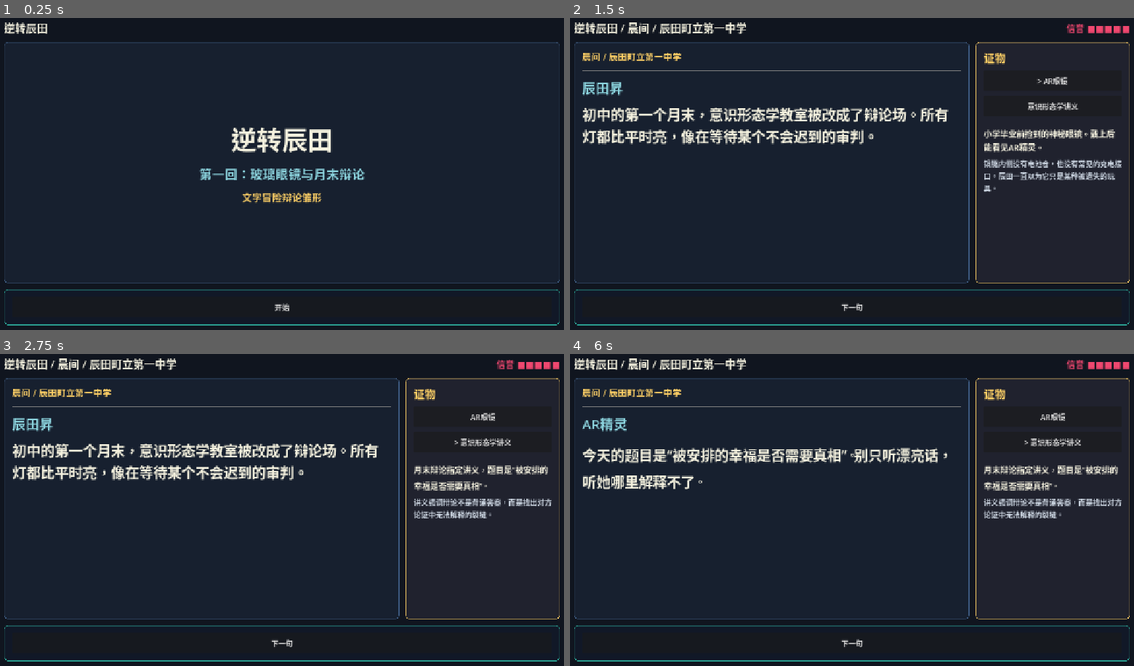
Above: before the commit, frames 1-4 (two rows, left to right).
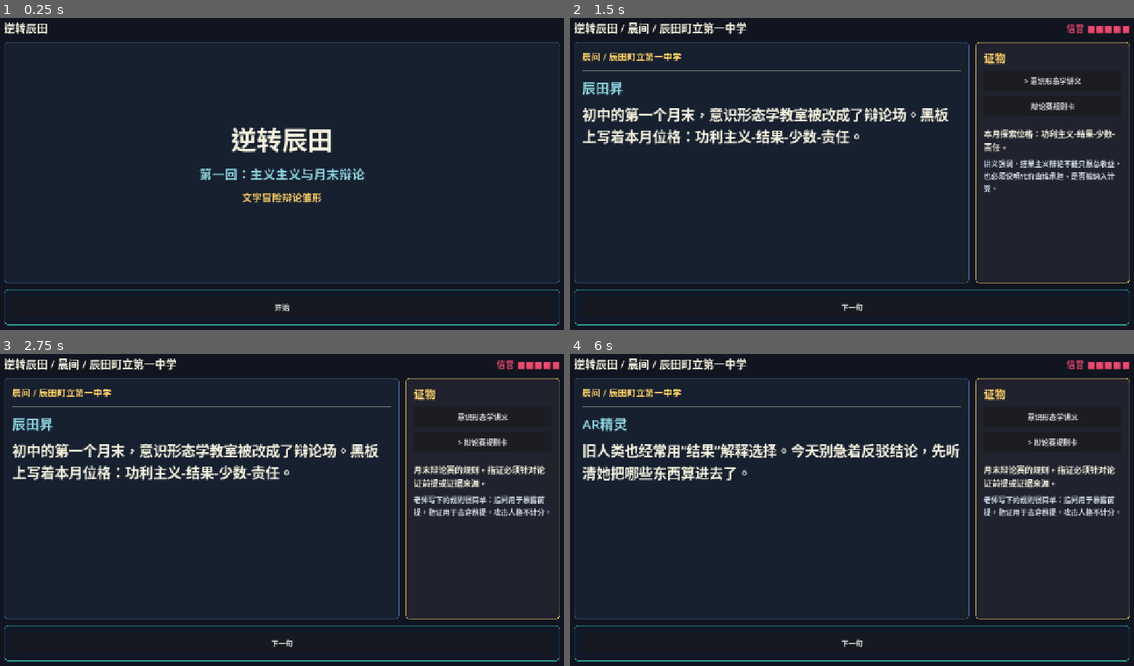
Above: after the commit, the same moments.

Repository: zhuyeyang979-glitch/gyakuten-tatsuta
Game: Godot game, scene res://scenes/Main.tscn
Two runs of this game, one before a commit and one after it. Both use one fixed random seed, a clock stepped at 60 frames per second and the inputs below.
Inputs (mouse positions are in pixels of both pictures, inside the frame that each line leads up to):
- Up to frame 1 (0.25 s): no input
- Up to frame 2 (1.5 s): click "开始" at 0.5 s; click (1055, 80) at 1.25 s, where only the run before the commit has a clickable "AR眼镜"
- Up to frame 3 (2.75 s): click (485, 441) at 2 s, where only the run before the commit has a clickable "意识形态学讲义"
- Up to frame 4 (6 s): click (1055, 416) at 2.75 s, where only the run after the commit has a clickable "意识形态学讲义"; click (1055, 441) at 3.5 s, where only the run after the commit has a clickable "辩论赛规则卡"; click (1055, 441) at 4.25 s, where only the run before the commit has a clickable "> 意识形态学讲义"; click (1055, 441) at 5 s, where only the run after the commit has a clickable "> 辩论赛规则卡"; click "下一句" at 5.75 s

The runs differ from the first frame. In frame 1, 0.2% of the frame differs, in the area x 44-54%, y 48-52%; in frame 2, 3.7%; in frame 3, 3.8%; in frame 4, 6.1%, in the area x 2-98%, y 18-53%.

Commit message:
Revise first debate theme

Diff:
--- a/data/story.json
+++ b/data/story.json
@@ -1,36 +1,36 @@
 {
   "metadata": {
     "title": "逆转辰田",
-    "case_title": "第一回：玻璃眼镜与月末辩论",
-    "version": "0.1.0"
+    "case_title": "第一回：主义主义与月末辩论",
+    "version": "0.1.1"
   },
   "evidence": [
     {
-      "id": "ar_glasses",
-      "name": "AR眼镜",
-      "description": "小学毕业前捡到的神秘眼镜。戴上后能看见AR精灵。",
-      "detail": "镜腿内侧没有电池仓，也没有常见的充电接口。辰田一直以为它只是某种被遗失的玩具。",
+      "id": "ideology_handout",
+      "name": "意识形态学讲义",
+      "description": "本月探索位格：功利主义-结果-少数-责任。",
+      "detail": "讲义强调，结果主义辩论不能只报总收益，也必须说明代价由谁承担、是否被纳入计算。",
+      "unlocked": true
+    },
+    {
+      "id": "debate_rule_card",
+      "name": "辩论赛规则卡",
+      "description": "月末辩论赛的规则。指证必须针对论证前提或证据来源。",
+      "detail": "老师写下的规则很简单：追问用于暴露前提，指证用于击穿前提。攻击人格不计分。",
       "unlocked": true
     },
     {
       "id": "history_fragment",
       "name": "历史影像片段",
-      "description": "AR精灵展示过的旧人类课堂影像，主题是自由与安排。",
-      "detail": "影像不能互动，只能观看。画面里的人反复讨论：如果幸福来自安排，它是否仍然属于自己？",
+      "description": "AR精灵展示的旧人类听证会影像，内容是一次救援资源分配争议。",
+      "detail": "影像中，救援委员会先宣称方案让大多数人获救；随后记录员承认，被放弃区域的人数没有写入最初统计。",
       "unlocked": false
     },
     {
-      "id": "ideology_handout",
-      "name": "意识形态学讲义",
-      "description": "月末辩论指定讲义，题目是“被安排的幸福是否需要真相”。",
-      "detail": "讲义强调辩论不是背诵答案，而是找出对方论证中无法解释的裂缝。",
-      "unlocked": true
-    },
-    {
-      "id": "town_power_log",
-      "name": "小镇电力异常记录",
-      "description": "辰田从机房门缝里拍到的值日记录，显示教室周围一直存在异常电场。",
-      "detail": "记录显示月末辩论会场的电力读数长期偏高，却没有任何设备登记。AR眼镜恰好从未没电。",
+      "id": "argument_blackboard",
+      "name": "未明子的论点板书",
+      "description": "未明子课前写下的三段式论证。",
+      "detail": "板书写着：若方案增加总生存人数，则方案正当；本案增加总生存人数；因此本案正当。",
       "unlocked": false
     }
   ],
@@ -41,11 +41,11 @@
       "lines": [
         {
           "speaker": "辰田昇",
-          "text": "初中的第一个月末，意识形态学教室被改成了辩论场。所有灯都比平时亮，像在等待某个不会迟到的审判。"
+          "text": "初中的第一个月末，意识形态学教室被改成了辩论场。黑板上写着本月位格：功利主义-结果-少数-责任。"
         },
         {
           "speaker": "AR精灵",
-          "text": "今天的题目是“被安排的幸福是否需要真相”。别只听漂亮话，听她哪里解释不了。"
+          "text": "旧人类也经常用“结果”解释选择。今天别急着反驳结论，先听清她把哪些东西算进去了。"
         },
         {
           "speaker": "老师",
@@ -60,27 +60,27 @@
       "lines": [
         {
           "speaker": "辰田昇",
-          "text": "未明子太镇定了。她像是早就知道我会怎么说。"
+          "text": "未明子把板书写得太整齐了。像是她已经提前知道我要从哪里切入。"
         }
       ],
       "investigations": [
         {
           "id": "review_history",
           "title": "回看历史影像",
-          "text": "旧人类的课堂里，有人说：“不被告知真相的幸福，只是被管理的安静。”AR精灵沉默了很久。",
+          "text": "旧人类的听证会上，记录员承认最初统计没有写入被放弃区域的人数。AR精灵提醒：少数不是统计表外的空白。",
           "unlock_evidence": "history_fragment"
         },
         {
           "id": "check_handout",
           "title": "翻看讲义",
-          "text": "讲义的页脚写着一句话：辩论的关键不在反驳结论，而在指出前提的来源。",
+          "text": "讲义页脚写着：结果主义的计算必须公开代价，否则它只是在替决定者藏起一部分人。",
           "unlock_evidence": ""
         },
         {
-          "id": "inspect_power",
-          "title": "查看会场记录",
-          "text": "机房门边的记录表显示，辩论教室附近有持续电场。眼镜没有接口，却从来不需要充电。",
-          "unlock_evidence": "town_power_log"
+          "id": "inspect_blackboard",
+          "title": "检查板书",
+          "text": "未明子的论证没有提到代价归属。她把“总生存人数增加”当成唯一判断标准。",
+          "unlock_evidence": "argument_blackboard"
         }
       ],
       "next": "debate_opening"
@@ -91,11 +91,11 @@
       "lines": [
         {
           "speaker": "未明子",
-          "text": "辰田，真相不是药。对没准备好的人来说，它只会成为伤口。"
-        },
-        {
-          "speaker": "辰田昇",
-          "text": "如果真相会伤人，那也要先证明是谁有资格把它藏起来。"
+          "text": "如果一个方案能让更多人活下来，我们就应该承认它比犹豫和平均分配更正当。"
+        },
+        {
+          "speaker": "辰田昇",
+          "text": "结果当然重要。但如果有人被排除在结果之外，那所谓“更多人”只是写法漂亮。"
         }
       ],
       "next": "main_debate"
@@ -104,47 +104,43 @@
       "mode": "debate",
       "scene": "交叉辩论",
       "lines": [],
-      "debate_id": "truth_and_happiness"
-    },
-    "reveal_mimeiko_spirit": {
+      "debate_id": "means_and_results"
+    },
+    "refute_resultism": {
       "mode": "story",
       "scene": "异议成立",
       "lines": [
         {
           "speaker": "辰田昇",
-          "text": "你说大家只需要教室里的灯，可这份记录证明，会场周围一直有看不见的电场。"
-        },
-        {
-          "speaker": "未明子",
-          "text": "那又怎么样？一间学校有电，很奇怪吗？"
-        },
-        {
-          "speaker": "辰田昇",
-          "text": "奇怪的是，我的眼镜没有电池仓，也没有充电口。可它从来没有停过。"
+          "text": "你说统计已经完整，可历史影像里记录员承认，被放弃区域的人数没有写进最初统计。"
+        },
+        {
+          "speaker": "未明子",
+          "text": "那只是记录格式的问题。结论没有变，获救人数仍然更多。"
+        },
+        {
+          "speaker": "辰田昇",
+          "text": "不。讲义说结果主义必须公开代价。把一部分人从表格里拿掉，再说总数更好，这不是计算，是遮蔽。"
         },
         {
           "speaker": "AR精灵",
-          "text": "她的视线偏了一下。不是看你，是看你右肩后方。"
-        },
-        {
-          "speaker": "辰田昇",
-          "text": "未明子，你也看得见什么东西，对吧？"
-        },
-        {
-          "speaker": "未明子",
-          "text": "……这不是这场辩论的问题。"
-        }
-      ],
-      "next": "ending_truth_thread"
-    },
-    "ending_truth_thread": {
+          "text": "很好。你击中的不是她的答案，而是答案成立之前的前提。"
+        },
+        {
+          "speaker": "老师",
+          "text": "指证成立。未明子，若代价没有被纳入统计，你的正当性论证需要重建。"
+        }
+      ],
+      "next": "ending_first_win"
+    },
+    "ending_first_win": {
       "mode": "result",
       "scene": "阶段胜利",
-      "ending": "truth_thread",
+      "ending": "debate_win",
       "lines": [
         {
           "speaker": "系统",
-          "text": "辰田赢下第一轮辩论，并发现未明子身边也存在一个“精灵”。小镇的真相第一次露出缝隙。"
+          "text": "辰田赢下第一轮辩论，获得哲学王积分。未明子第一次没有立刻反击，只把板书上的“少数”两个字圈了起来。"
         }
       ]
     },
@@ -155,22 +151,22 @@
       "lines": [
         {
           "speaker": "系统",
-          "text": "辰田的指证失去可信度。老师宣布辩论中止，未明子的结论暂时成立：不知道真相，也可以被安排得很幸福。"
+          "text": "辰田的指证失去可信度。老师宣布辩论中止，未明子的结论暂时成立：只要总数更高，代价可以稍后再谈。"
         }
       ]
     }
   },
   "debates": {
-    "truth_and_happiness": {
-      "title": "月末辩论：被安排的幸福是否需要真相",
+    "means_and_results": {
+      "title": "月末辩论：结果能否为手段辩护",
       "opponent": "未明子",
       "statements": [
         {
           "id": "s1",
           "speaker": "未明子",
-          "text": "幸福首先是一种稳定的生活。只要生活稳定，真相并不是必需品。",
-          "press_text": "未明子把“稳定”说得很重。她回避了一个问题：谁在定义稳定？",
-          "hint": "这句话还不是裂缝，先听她如何说明安排者。",
+          "text": "判断一个行动，最清楚的标准就是结果。能救更多人的选择，比漂亮的原则更可靠。",
+          "press_text": "未明子把“结果”当成唯一标准。她还没有说明结果如何计算。",
+          "hint": "这句话是立场宣言。先听她如何处理少数代价。",
           "contradiction_evidence_id": "",
           "success_node": "",
           "wrong_penalty": 1
@@ -178,29 +174,29 @@
         {
           "id": "s2",
           "speaker": "未明子",
-          "text": "学校、课程、辩论赛，都是大家一起选择出来的秩序。没有隐藏的安排者。",
-          "press_text": "她说“大家一起选择”，但她没有解释为什么课程总能刚好配合我们看到的历史片段。",
-          "hint": "可以追问，但证据还需要指向“隐藏机制”。",
+          "text": "在旧人类的救援案例里，委员会统计过所有受影响者，所以他们的选择可以被称为公共利益。",
+          "press_text": "“统计过所有受影响者”是她论证里最硬的一块砖。若这块砖是空的，后面的墙就会倒。",
+          "hint": "回想历史影像里记录员承认了什么。",
+          "contradiction_evidence_id": "history_fragment",
+          "success_node": "refute_resultism",
+          "wrong_penalty": 1
+        },
+        {
+          "id": "s3",
+          "speaker": "未明子",
+          "text": "如果每个少数意见都能阻止行动，最后只会让所有人一起承担更大的损失。",
+          "press_text": "她把少数意见说成阻碍行动，但这不等于少数代价可以不被计算。",
+          "hint": "这句可以追问，但真正的矛盾在她声称统计完整的时候。",
           "contradiction_evidence_id": "",
           "success_node": "",
           "wrong_penalty": 1
         },
         {
-          "id": "s3",
-          "speaker": "未明子",
-          "text": "你所谓的神秘眼镜只是个人体验。它不可能证明小镇存在某种看不见的管理系统。",
-          "press_text": "这句话把眼镜孤立成个人体验。若能证明眼镜依赖小镇环境，它就不再只是幻觉。",
-          "hint": "会场附近长期存在异常电场，而眼镜没有充电结构。",
-          "contradiction_evidence_id": "town_power_log",
-          "success_node": "reveal_mimeiko_spirit",
-          "wrong_penalty": 1
-        },
-        {
           "id": "s4",
           "speaker": "未明子",
-          "text": "即便有些事我们不知道，那也是为了让我们先学会生活，而不是先学会怀疑。",
-          "press_text": "这像是有人教她这么说的。问题是，她为什么能确定“不知道”是被允许的？",
-          "hint": "她的论点很强，但真正的突破口在上一句。",
+          "text": "所以，结果已经证明手段正当。继续纠结过程，只是在逃避必须做出的选择。",
+          "press_text": "这是结论。要推翻它，需要先推翻前面的统计前提。",
+          "hint": "不要攻击结论本身，攻击支撑结论的材料。",
           "contradiction_evidence_id": "",
           "success_node": "",
           "wrong_penalty": 1
--- a/scripts/Main.gd
+++ b/scripts/Main.gd
@@ -389,8 +389,8 @@
 		main_box.add_child(_make_label("%s：%s" % [line.get("speaker", ""), line.get("text", "")], 28, Color("#f4f1de")))
 
 	var ending := String(node.get("ending", ""))
-	if ending == "truth_thread":
-		main_box.add_child(_make_feedback_box("新的线索：未明子身边也存在一个“精灵”。"))
+	if ending == "debate_win":
+		main_box.add_child(_make_feedback_box("阶段胜利：本月位格的关键裂缝已被指出。"))
 	else:
 		main_box.add_child(_make_feedback_box("辩论失败。可以从交叉辩论重新尝试。"))
 		footer_box.add_child(_make_button("重试辩论", Callable(self, "_retry_debate")))
--- a/tests/simulate_game_flow.gd
+++ b/tests/simulate_game_flow.gd
@@ -29,8 +29,8 @@
 
 	game._choose_investigation("review_history")
 	game._choose_investigation("check_handout")
-	game._choose_investigation("inspect_power")
-	if not _expect(bool(game.evidence_unlocked.get("town_power_log", false)), "Investigation should unlock town_power_log."):
+	game._choose_investigation("inspect_blackboard")
+	if not _expect(bool(game.evidence_unlocked.get("history_fragment", false)), "Investigation should unlock history_fragment."):
 		quit(1)
 		return
 
@@ -43,28 +43,27 @@
 		return
 
 	game._enter_present_mode()
-	game._present_or_select_evidence("ar_glasses")
+	game._present_or_select_evidence("debate_rule_card")
 	if not _expect(game.reputation == 4, "Wrong evidence should reduce reputation."):
 		quit(1)
 		return
 
 	game._move_statement(1)
-	game._move_statement(1)
 	game._press_statement()
-	if not _expect(String(game.feedback_text).contains("异常电场"), "Pressing the contradiction should reveal a hint."):
+	if not _expect(String(game.feedback_text).contains("记录员"), "Pressing the contradiction should reveal a hint."):
 		quit(1)
 		return
 
 	game._enter_present_mode()
-	game._present_or_select_evidence("town_power_log")
-	if not _expect(game.current_node_id == "reveal_mimeiko_spirit", "Correct evidence should enter reveal node."):
+	game._present_or_select_evidence("history_fragment")
+	if not _expect(game.current_node_id == "refute_resultism", "Correct evidence should enter refutation node."):
 		quit(1)
 		return
 
-	while game.current_node_id == "reveal_mimeiko_spirit":
+	while game.current_node_id == "refute_resultism":
 		game._advance_story()
 
-	if not _expect(game.current_node_id == "ending_truth_thread", "Reveal node should reach the victory result."):
+	if not _expect(game.current_node_id == "ending_first_win", "Refutation node should reach the victory result."):
 		quit(1)
 		return
 
--- a/tests/validate_game_data.gd
+++ b/tests/validate_game_data.gd
@@ -26,7 +26,7 @@
 
 
 func _validate_debate_flow(data) -> int:
-	var debate: Dictionary = data.get_debate("truth_and_happiness")
+	var debate: Dictionary = data.get_debate("means_and_results")
 	if debate.is_empty():
 		push_error("Missing target debate.")
 		return 1
@@ -36,7 +36,7 @@
 		push_error("Target debate has no statements.")
 		return 1
 
-	var correct_statement: Dictionary = data.get_first_correct_statement("truth_and_happiness")
+	var correct_statement: Dictionary = data.get_first_correct_statement("means_and_results")
 	if correct_statement.is_empty():
 		push_error("Target debate has no correct evidence path.")
 		return 1
Not shown, changed: README.md
